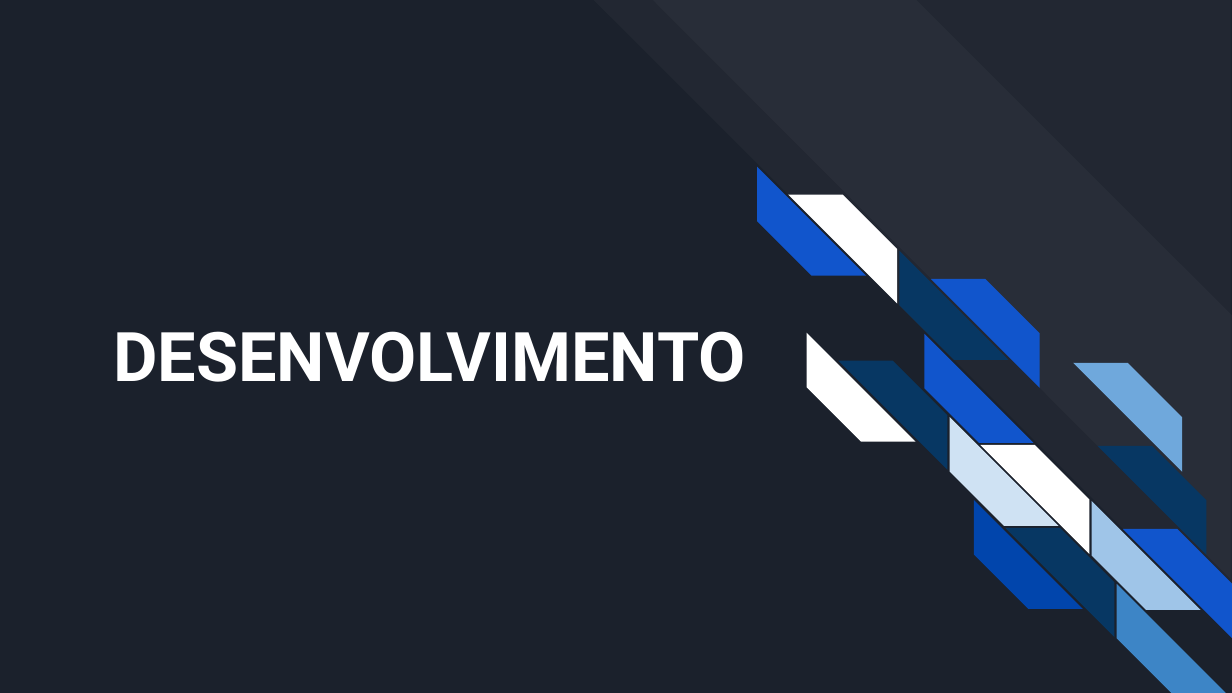
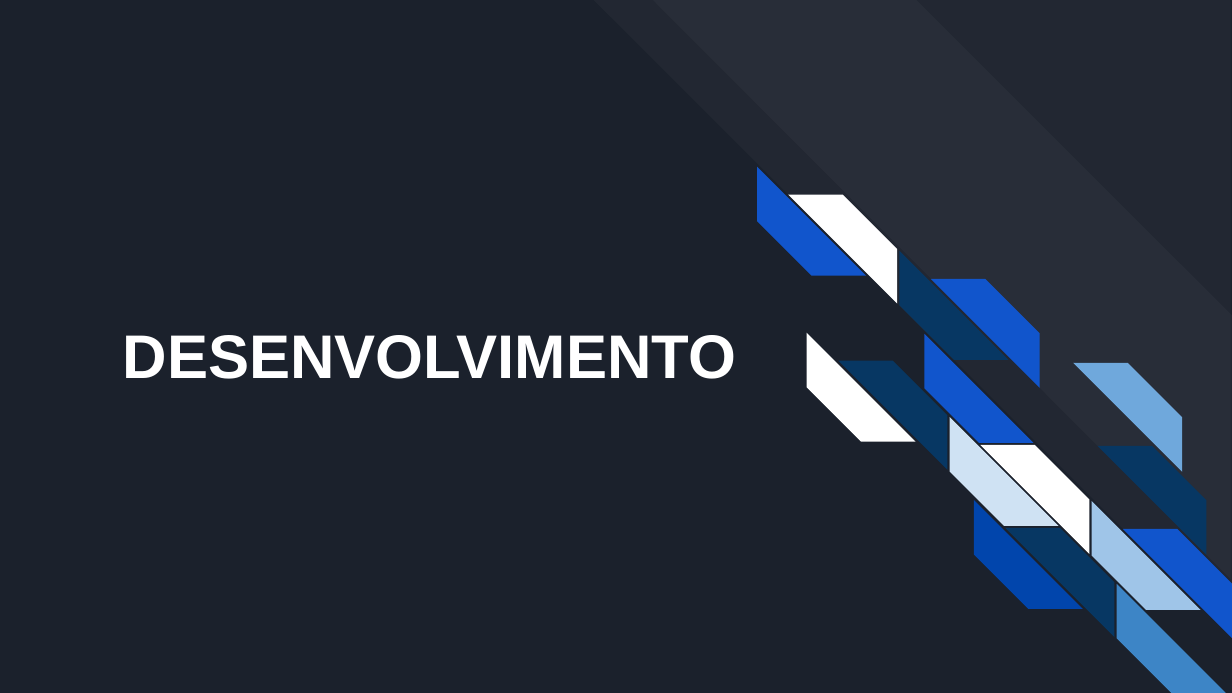
Before and after one commit to luizhfraraujo/setc, a slide deck: slide 12 of AngularIonic.pptx. Drawn at 1232x693 pixels with LibreOffice and Linux fonts; fonts in the diff are those of the drawing. Boxes give left, top, right and bottom in pixels: in the first picture for what was removed or moved away, otherwise in the second. Text is boxed around its words. In the diff, an @@ line names an element or a change of style, - is before the commit and + after.

```diff
--- a/AngularIonic.pptx
+++ b/AngularIonic.pptx
@@ title "DESENVOLVIMENTO" at <box>123,335,736,379</box>: size 40 to 36 pt, font Roboto to Arial @@
```
Also in this commit, not shown: 9 other slides changed, 24 other files.
